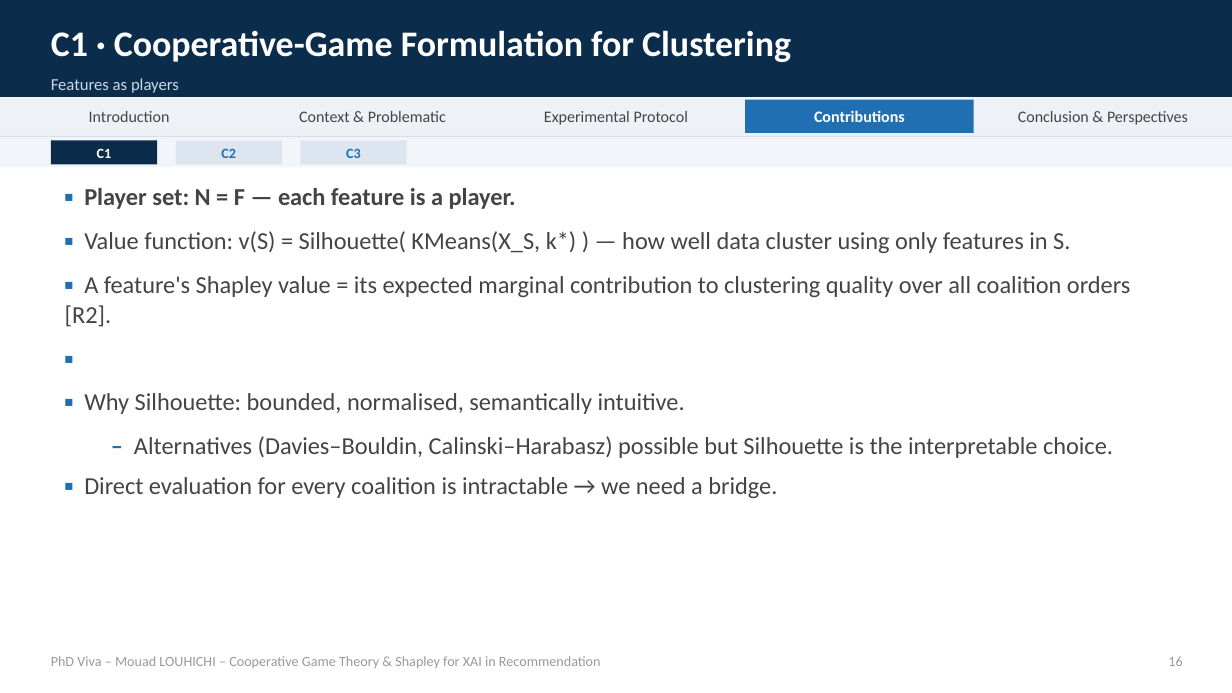
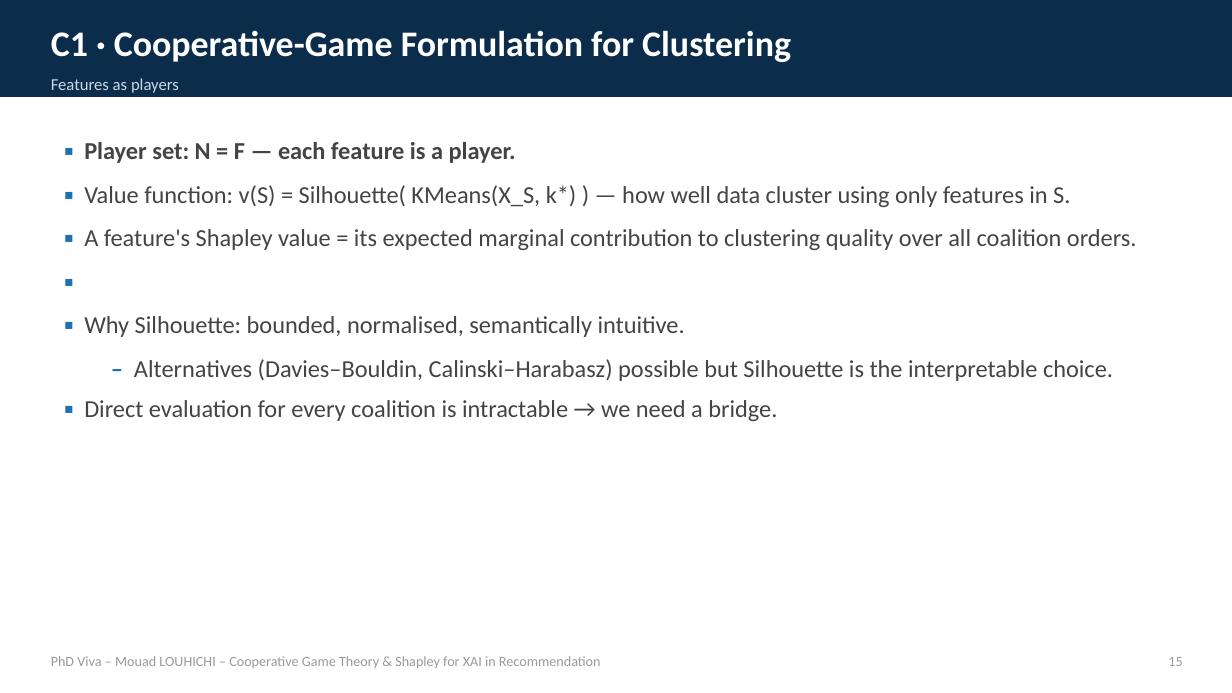
Before and after one commit to mouadlouhichi/phd-prep, a slide deck: slide 20 of viva/MOUAD_LOUHICHI_VIVA.pptx (slide 21 before the commit). Drawn at 1232x693 pixels with LibreOffice and Linux fonts; fonts in the diff are those of the drawing. Boxes give left, top, right and bottom in pixels: in the first picture for what was removed or moved away, otherwise in the second. Text is boxed around its words. In the diff, an @@ line names an element or a change of style, - is before the commit and + after.

Commit message:
Enhance 40-min viva deck (MOUAD_LOUHICHI_VIVA_40min): intro/paper-figure images, data detail, references
- build_colleague_style.py: add _ensure_figs() that generates intro/metrics
  diagrams and EXTRACTS the genuine paper figures (GameXAI workflow, DyHuCoG
  workflow) from the source PDFs into viva/_figs/ for the architecture slides.
- C1 pipeline slide uses the genuine extracted paper workflow figure.
- C3 architecture slide uses the genuine extracted DyHuCoG workflow figure.
- Intro images: motivation (cards slide), actionable insight, research-context
  evolution diagram (two-column layout on content slides).
- Research Context enriched with EU AI Act Art.13 context.
- New 'Dataset Characteristics & Why Each Was Chosen' slide (data detail).
- New 'References' slide (R1-R9: own 3 papers + SHAP/Shapley/hypergraph/EU AI Act).
- Revert the other deck (MOUAD_LOUHICHI_VIVA.pptx + build_presentation.py) to
  baseline, since enhancements belong on the 40-min deck, not the other.

```diff
--- a/viva/MOUAD_LOUHICHI_VIVA.pptx
+++ b/viva/MOUAD_LOUHICHI_VIVA.pptx
@@ rectangle removed at [0, 97, 1232, 136] @@
@@ text removed at [89, 111, 170, 122] @@
-Introduction
@@ text removed at [299, 111, 446, 122] @@
-Context & Problematic
@@ text removed at [544, 111, 688, 125] @@
-Experimental Protocol
@@ rectangle removed at [745, 100, 973, 133] @@
@@ text removed at [814, 110, 905, 122] @@
-Contributions
@@ text removed at [1018, 111, 1188, 125] @@
-Conclusion & Perspectives
@@ rectangle removed at [0, 136, 1232, 138] @@
@@ rectangle removed at [0, 138, 1232, 167] @@
@@ rectangle removed at [51, 140, 157, 165] @@
@@ text "▪ Player set: N = ...": place and size @@
-text "▪ Player set: N = ..." at [65, 188, 1130, 498]
+text "▪ Player set: N = ..." at [84, 142, 1137, 421]
@@ text removed at [97, 148, 112, 158] @@
-C1
@@ rectangle removed at [176, 140, 282, 165] @@
@@ text removed at [221, 148, 236, 158] @@
-C2
@@ rectangle removed at [300, 140, 407, 165] @@
@@ text removed at [346, 148, 361, 158] @@
-C3
@@ text at [84, 229, 1137, 250]: text changed @@
-▪ A feature's Shapley value = its expected marginal contribution to clustering quality over all coalition orders [R2].
+▪ A feature's Shapley value = its expected marginal contribution to clustering quality over all coalition orders.
```
Also in this commit, not shown: 49 other slides changed, 2 slides removed, 3 other files.
